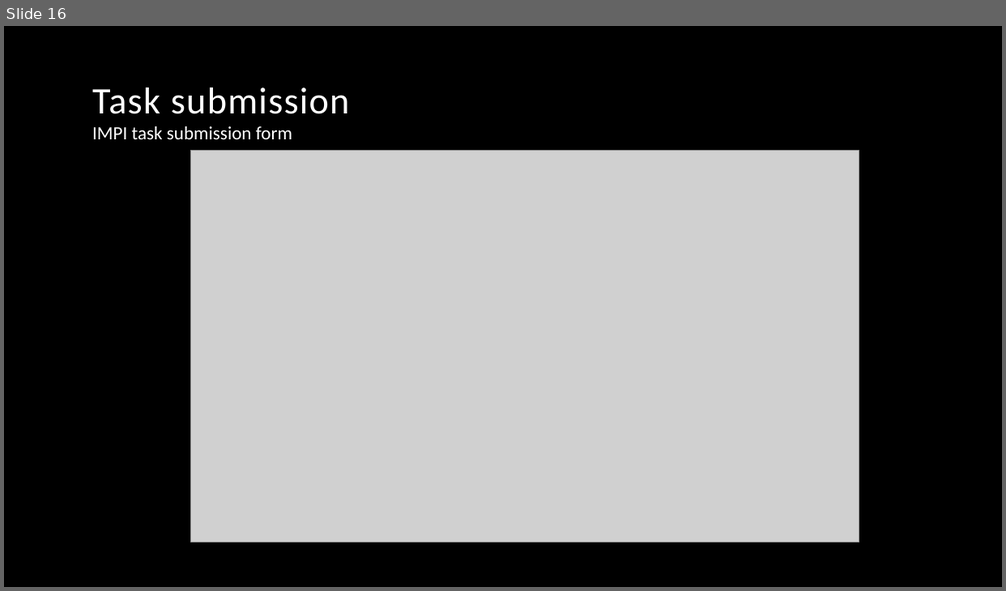
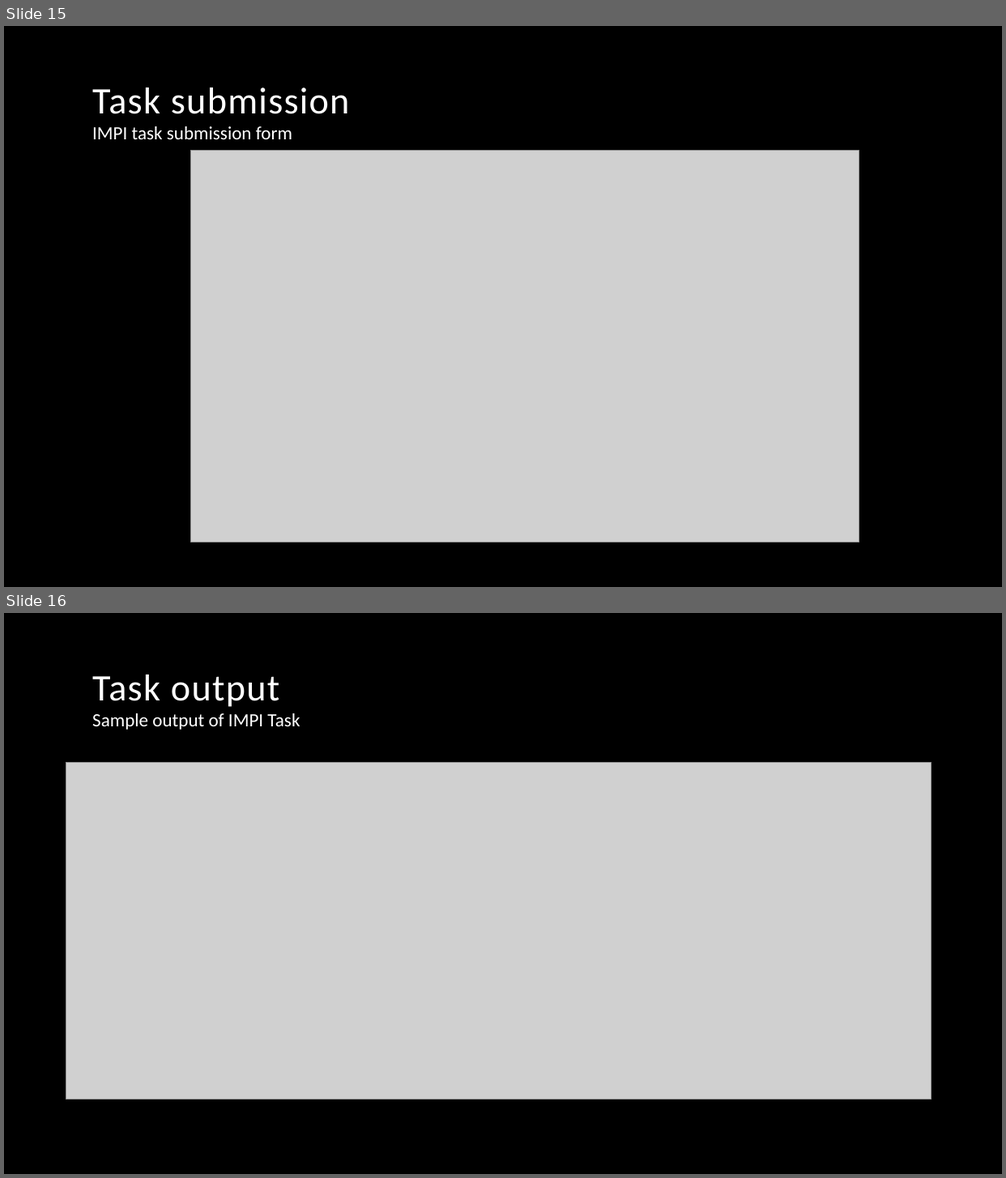
Before and after one commit to vincentpaul12/SkyLab-Files, a slide deck: pcsc_skylab.pptx. Shown one above the other, each under a label of ours: slide 16 before the commit, slides 15 and 16 after it. The pictures are 1006x591 and 1006x1178 pixels, drawn with LibreOffice and Linux fonts; fonts in the diff are those of the drawing; grey boxes stand for pictures; background and template pictures are left out. Boxes give left, top, right and bottom in pixels: in the first picture for what was removed or moved away, otherwise in the second. Text is boxed around its words. In the diff, an @@ line names an element or a change of style, - is before the commit and + after.

```diff
--- a/pcsc_skylab.pptx
+++ b/pcsc_skylab.pptx
@@ slide 16 added at (x1=4, y1=613, x2=1002, y2=1174), background picture (left out) @@
@@ title added at (x1=92, y1=675, x2=279, y2=707), 36 pt, text #FFFFFF @@
+Task output
@@ text added at (x1=92, y1=713, x2=300, y2=730), 18 pt, text #FFFFFF @@
+Sample output of IMPI Task
@@ picture added at (x1=66, y1=763, x2=931, y2=1100) @@
@@ what was slide 16 is now slide 15 @@
```
Also in this commit, not shown: 8 slides changed, 6 other slides added, 4 slides removed.
